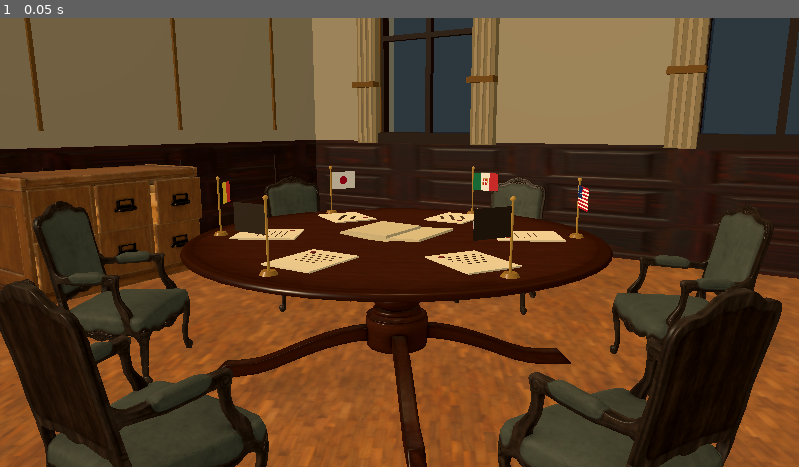
Above: before the commit, frame 1.
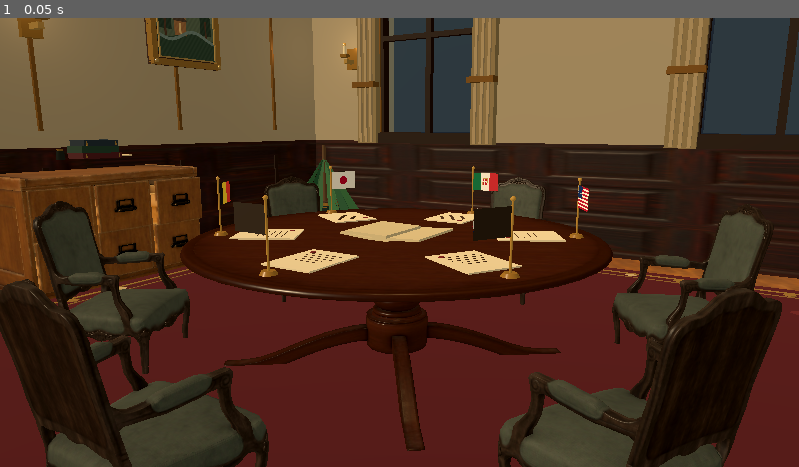
Above: after the commit, the same moment.

Repository: IdehistorieCases/Cases-GUI
Game: Godot game, scene res://scenes/versailles_room_participant_preview.tscn
Two runs of this game, one before a commit and one after it. Both use one fixed random seed, a clock stepped at 60 frames per second and the inputs below. This scene is started directly instead of the project's main scene.
Inputs:
- Up to frame 1 (0.05 s): no input

The runs differ from the first frame. In frame 1, 21% of the frame differs, in the area x 0-100%, y 0-100%.

Commit message:
feat: fill out Versailles room decor

Diff:
--- a/godot/scenes/versailles_room.tscn
+++ b/godot/scenes/versailles_room.tscn
@@ -10,6 +10,7 @@
 [ext_resource type="Texture2D" uid="uid://bel87661vj0x7" path="res://assets/versailles/optimized/polyhaven/diagonal_parquet/textures/diagonal_parquet_arm_1k.jpg" id="8_floor_arm"]
 [ext_resource type="Texture2D" uid="uid://ogmgmat75r3o" path="res://assets/versailles/optimized/polyhaven/dark_paneled_wood/textures/dark_paneled_wood_arm_1k.jpg" id="9_wall_arm"]
 [ext_resource type="Script" uid="uid://cuccixl7ilpqs" path="res://scripts/negotiation_seating.gd" id="10_seating"]
+[ext_resource type="Script" uid="uid://cd7g4a5yhfjky" path="res://scripts/versailles_room_decor.gd" id="11_opq11"]
 
 [sub_resource type="StandardMaterial3D" id="StandardMaterial3D_osat4"]
 albedo_texture = ExtResource("1_57bx7")
@@ -679,3 +680,6 @@
 
 [node name="RoomEnvironment" type="WorldEnvironment" parent="." unique_id=1502636773]
 environment = SubResource("Environment_4nkyk")
+
+[node name="RoomDecorations" type="Node3D" parent="." unique_id=1469918709]
+script = ExtResource("11_opq11")
--- /dev/null
+++ b/godot/scripts/versailles_room_decor.gd
@@ -0,0 +1,405 @@
+@tool
+extends Node3D
+## Adds authored decorative detail to the otherwise reusable Versailles room.
+
+const DECOR_ROOT_NAME := "Generated_RoomDecor"
+const FLOOR_TOP := 0.065
+const RUG_TOP := 0.078
+const WALL_PLANE := 3.96
+
+var _rebuilding := false
+var _materials: Dictionary = {}
+
+
+func _ready() -> void:
+	_rebuild_decor()
+
+
+func _rebuild_decor() -> void:
+	if not is_inside_tree() or _rebuilding:
+		return
+
+	_rebuilding = true
+	for child in get_children():
+		if child.name == DECOR_ROOT_NAME:
+			remove_child(child)
+			child.free()
+
+	var decor := Node3D.new()
+	decor.name = DECOR_ROOT_NAME
+	add_child(decor)
+	_add_rug(decor)
+	_add_gallery(decor)
+	_add_wall_sconces(decor)
+	_add_palms(decor)
+	_add_archive_books(decor)
+	_rebuilding = false
+
+
+func _add_rug(parent: Node3D) -> void:
+	var rug := Node3D.new()
+	rug.name = "BurgundyRoomRug"
+	parent.add_child(rug)
+
+	var claret := _material("rug_claret", Color8(87, 25, 33), 0.96)
+	var wine := _material("rug_wine", Color8(111, 37, 42), 0.96)
+	var gold := _material("rug_gold", Color8(181, 137, 66), 0.78, 0.30)
+	var faded_gold := _material("rug_faded_gold", Color8(151, 110, 59), 0.90, 0.12)
+	var cream := _material("rug_cream", Color8(205, 179, 130), 0.94)
+
+	_add_box(rug, "WovenCarpet", Vector3(6.25, 0.013, 6.25), Vector3(0.0, FLOOR_TOP + 0.0065, 0.0), claret)
+	_add_box(rug, "OuterBorderNorth", Vector3(6.02, 0.004, 0.035), Vector3(0.0, RUG_TOP + 0.002, -2.98), gold)
+	_add_box(rug, "OuterBorderSouth", Vector3(6.02, 0.004, 0.035), Vector3(0.0, RUG_TOP + 0.002, 2.98), gold)
+	_add_box(rug, "OuterBorderEast", Vector3(0.035, 0.004, 6.02), Vector3(2.98, RUG_TOP + 0.002, 0.0), gold)
+	_add_box(rug, "OuterBorderWest", Vector3(0.035, 0.004, 6.02), Vector3(-2.98, RUG_TOP + 0.002, 0.0), gold)
+	_add_box(rug, "InnerBorderNorth", Vector3(5.72, 0.004, 0.018), Vector3(0.0, RUG_TOP + 0.003, -2.84), faded_gold)
+	_add_box(rug, "InnerBorderSouth", Vector3(5.72, 0.004, 0.018), Vector3(0.0, RUG_TOP + 0.003, 2.84), faded_gold)
+	_add_box(rug, "InnerBorderEast", Vector3(0.018, 0.004, 5.72), Vector3(2.84, RUG_TOP + 0.003, 0.0), faded_gold)
+	_add_box(rug, "InnerBorderWest", Vector3(0.018, 0.004, 5.72), Vector3(-2.84, RUG_TOP + 0.003, 0.0), faded_gold)
+
+	for index in range(13):
+		var offset := -2.58 + float(index) * 0.43
+		for side in [-1.0, 1.0]:
+			var diamond_north := _add_box(
+				rug,
+				"BorderDiamond_N_%02d_%s" % [index, str(side)],
+				Vector3(0.075, 0.005, 0.075),
+				Vector3(offset, RUG_TOP + 0.004, side * 2.91),
+				cream if index % 2 == 0 else gold
+			)
+			diamond_north.rotation.y = PI * 0.25
+			var diamond_east := _add_box(
+				rug,
+				"BorderDiamond_E_%02d_%s" % [index, str(side)],
+				Vector3(0.075, 0.005, 0.075),
+				Vector3(side * 2.91, RUG_TOP + 0.004, offset),
+				cream if index % 2 == 0 else gold
+			)
+			diamond_east.rotation.y = PI * 0.25
+
+	for corner_x in [-2.37, 2.37]:
+		for corner_z in [-2.37, 2.37]:
+			var corner := _add_box(
+				rug,
+				"RugCornerMedallion",
+				Vector3(0.34, 0.005, 0.34),
+				Vector3(corner_x, RUG_TOP + 0.004, corner_z),
+				wine
+			)
+			corner.rotation.y = PI * 0.25
+			_add_box(rug, "RugCornerCenter", Vector3(0.11, 0.006, 0.11), Vector3(corner_x, RUG_TOP + 0.007, corner_z), gold)
+
+	for diagonal in [-1.0, 1.0]:
+		var center_ornament := _add_box(
+				rug,
+			"RugCenterScroll",
+			Vector3(0.82, 0.004, 0.035),
+			Vector3(0.0, RUG_TOP + 0.003, diagonal * 2.15),
+			faded_gold
+		)
+		center_ornament.rotation.y = PI * 0.25
+
+
+func _add_gallery(parent: Node3D) -> void:
+	for side_index in range(2):
+		var side := -1.0 if side_index == 0 else 1.0
+		var yaw := PI * 0.5 if side < 0.0 else -PI * 0.5
+		for frame_index in range(2):
+			var along_wall := -1.65 if frame_index == 0 else 1.65
+			var frame := Node3D.new()
+			frame.name = "LandscapeFrame_%02d_%02d" % [side_index + 1, frame_index + 1]
+			frame.position = Vector3(side * WALL_PLANE, 2.76, along_wall)
+			frame.rotation.y = yaw
+			parent.add_child(frame)
+			_add_landscape_frame(frame, side_index * 2 + frame_index)
+
+
+func _add_landscape_frame(parent: Node3D, variant: int) -> void:
+	var frame_width := 0.92
+	var frame_height := 1.18
+	var rail := 0.065
+	var dark_wood := _material("art_wood", Color8(53, 34, 26), 0.43)
+	var gold := _material("art_gold", Color8(177, 132, 59), 0.33, 0.46)
+	var bright_gold := _material("art_highlight", Color8(213, 177, 102), 0.30, 0.52)
+
+	_add_box(parent, "FrameShadowBacking", Vector3(frame_width, frame_height, 0.065), Vector3(0.0, 0.0, 0.035), dark_wood)
+	_add_box(parent, "FrameTop", Vector3(frame_width, rail, 0.085), Vector3(0.0, frame_height * 0.5 - rail * 0.5, 0.065), gold)
+	_add_box(parent, "FrameBottom", Vector3(frame_width, rail, 0.085), Vector3(0.0, -frame_height * 0.5 + rail * 0.5, 0.065), gold)
+	_add_box(parent, "FrameLeft", Vector3(rail, frame_height - rail * 2.0, 0.085), Vector3(-frame_width * 0.5 + rail * 0.5, 0.0, 0.065), gold)
+	_add_box(parent, "FrameRight", Vector3(rail, frame_height - rail * 2.0, 0.085), Vector3(frame_width * 0.5 - rail * 0.5, 0.0, 0.065), gold)
+	_add_box(parent, "FrameInnerTop", Vector3(frame_width - rail * 2.2, 0.014, 0.016), Vector3(0.0, frame_height * 0.5 - rail - 0.018, 0.11), bright_gold)
+	_add_box(parent, "FrameInnerBottom", Vector3(frame_width - rail * 2.2, 0.014, 0.016), Vector3(0.0, -frame_height * 0.5 + rail + 0.018, 0.11), bright_gold)
+	_add_box(parent, "FrameInnerLeft", Vector3(0.014, frame_height - rail * 2.25, 0.016), Vector3(-frame_width * 0.5 + rail + 0.018, 0.0, 0.11), bright_gold)
+	_add_box(parent, "FrameInnerRight", Vector3(0.014, frame_height - rail * 2.25, 0.016), Vector3(frame_width * 0.5 - rail - 0.018, 0.0, 0.11), bright_gold)
+
+	var canvas_mesh := QuadMesh.new()
+	canvas_mesh.size = Vector2(frame_width - rail * 2.45, frame_height - rail * 2.45)
+	var canvas := MeshInstance3D.new()
+	canvas.name = "PastoralLandscape_%02d" % variant
+	canvas.mesh = canvas_mesh
+	canvas.position = Vector3(0.0, 0.0, 0.091)
+	canvas.material_override = _landscape_material(variant)
+	parent.add_child(canvas)
+
+	for corner_x in [-1.0, 1.0]:
+		for corner_y in [-1.0, 1.0]:
+			_add_sphere(
+				parent,
+				"GiltCornerRose",
+				0.022,
+				Vector3(corner_x * (frame_width * 0.5 - rail * 0.5), corner_y * (frame_height * 0.5 - rail * 0.5), 0.114),
+				bright_gold
+			)
+
+
+func _landscape_material(variant: int) -> StandardMaterial3D:
+	var image_width := 192
+	var image_height := 288
+	var image := Image.create(image_width, image_height, false, Image.FORMAT_RGBA8)
+	var palettes := [
+		[Color8(113, 137, 148), Color8(215, 184, 137), Color8(88, 104, 82), Color8(44, 65, 53)],
+		[Color8(121, 142, 149), Color8(227, 190, 145), Color8(112, 113, 77), Color8(52, 75, 54)],
+		[Color8(106, 128, 144), Color8(207, 176, 135), Color8(83, 101, 89), Color8(35, 57, 55)],
+		[Color8(137, 139, 135), Color8(223, 187, 137), Color8(105, 105, 73), Color8(50, 65, 49)]
+	]
+	var palette: Array = palettes[variant % palettes.size()]
+	var sky_top: Color = palette[0]
+	var sky_bottom: Color = palette[1]
+	var distant_land: Color = palette[2]
+	var foreground: Color = palette[3]
+	var phase := float(variant) * 1.73
+
+	for y in range(image_height):
+		var v := float(y) / float(image_height - 1)
+		for x in range(image_width):
+			var u := float(x) / float(image_width - 1)
+			var ridge := 0.40 + 0.035 * sin(u * TAU * 1.7 + phase) + 0.024 * sin(u * TAU * 4.1 + phase * 0.7)
+			var hill := 0.55 + 0.045 * sin(u * TAU * 1.15 + phase * 0.8) + 0.022 * sin(u * TAU * 3.7 + phase)
+			var field := 0.74 + 0.035 * sin(u * TAU * 1.35 + phase * 1.1)
+			var color := sky_top.lerp(sky_bottom, clampf(v / 0.54, 0.0, 1.0))
+			if v >= ridge and v < hill:
+				color = distant_land.lightened(0.12)
+			elif v >= hill and v < field:
+				color = distant_land.lerp(foreground.lightened(0.14), 0.45)
+			elif v >= field:
+				color = foreground
+
+			var tree_a := absf(u - 0.14)
+			var tree_b := absf(u - 0.86)
+			if (tree_a < 0.11 and v > 0.43 + tree_a * 0.8 and v < 0.70) or (tree_b < 0.10 and v > 0.45 + tree_b * 0.7 and v < 0.72):
+				color = foreground.darkened(0.12)
+			if ((tree_a < 0.018 and v > 0.55 and v < 0.77) or (tree_b < 0.016 and v > 0.56 and v < 0.78)):
+				color = Color8(75, 55, 42)
+
+			var house_center := 0.40 if variant % 2 == 0 else 0.61
+			var house_dx := absf(u - house_center)
+			if house_dx < 0.105 and v > 0.56 and v < 0.75:
+				color = Color8(150, 105, 67)
+			var roof_limit := 0.50 + house_dx * 0.75
+			if house_dx < 0.12 and v > roof_limit and v < 0.60:
+				color = Color8(76, 61, 49)
+			if house_dx < 0.018 and v > 0.62 and v < 0.73:
+				color = Color8(221, 189, 130)
+
+			var river_center := 0.75 + 0.05 * sin(u * TAU * 1.2 + phase)
+			if v > river_center - 0.018 and v < river_center + 0.018:
+				color = Color8(104, 128, 129)
+			var grain := sin(float(x) * 0.47 + float(y) * 0.31 + phase * 12.0) * 0.018
+			color = Color(clampf(color.r + grain, 0.0, 1.0), clampf(color.g + grain, 0.0, 1.0), clampf(color.b + grain, 0.0, 1.0), 1.0)
+			image.set_pixel(x, y, color)
+
+	var material := StandardMaterial3D.new()
+	material.albedo_texture = ImageTexture.create_from_image(image)
+	material.roughness = 0.95
+	material.cull_mode = BaseMaterial3D.CULL_DISABLED
+	material.texture_filter = BaseMaterial3D.TEXTURE_FILTER_LINEAR
+	return material
+
+
+func _add_wall_sconces(parent: Node3D) -> void:
+	for side in [-1.0, 1.0]:
+		var side_yaw := PI * 0.5 if side < 0.0 else -PI * 0.5
+		_add_wall_sconce(parent, "SideSconce_%s" % str(side), Vector3(side * WALL_PLANE, 2.43, 0.0), side_yaw)
+		_add_wall_sconce(parent, "RearSconce_%s" % str(side), Vector3(side * 3.2, 2.43, -WALL_PLANE), 0.0)
+		_add_wall_sconce(parent, "EntrySconce_%s" % str(side), Vector3(side * 1.55, 2.43, WALL_PLANE), PI)
+
+
+func _add_wall_sconce(parent: Node3D, node_name: String, position: Vector3, wall_yaw: float) -> void:
+	var sconce := Node3D.new()
+	sconce.name = node_name
+	sconce.position = position
+	sconce.rotation.y = wall_yaw
+	parent.add_child(sconce)
+
+	var brass := _material("sconce_brass", Color8(173, 126, 51), 0.31, 0.52)
+	var pale_brass := _material("sconce_highlight", Color8(211, 170, 91), 0.27, 0.48)
+	var ivory := _material("sconce_ivory", Color8(235, 219, 178), 0.46)
+	var flame_color := _material("sconce_flame", Color8(247, 184, 88), 0.36)
+	_add_box(sconce, "WallPlate", Vector3(0.18, 0.28, 0.055), Vector3(0.0, 0.0, 0.035), brass)
+	_add_box(sconce, "CurvedArmBase", Vector3(0.055, 0.055, 0.18), Vector3(0.0, -0.045, 0.13), pale_brass)
+	_add_box(sconce, "CandleCup", Vector3(0.11, 0.035, 0.09), Vector3(0.0, 0.025, 0.235), brass)
+	_add_cylinder(sconce, "IvoryCandle", 0.025, 0.12, Vector3(0.0, 0.10, 0.235), ivory, 12)
+	_add_sphere(sconce, "WarmFlame", 0.024, Vector3(0.0, 0.173, 0.235), flame_color)
+
+	var light := OmniLight3D.new()
+	light.name = "SconceGlow"
+	light.position = Vector3(0.0, 0.17, 0.26)
+	light.light_color = Color8(255, 215, 158)
+	light.light_energy = 0.12
+	light.omni_range = 2.8
+	light.shadow_enabled = false
+	sconce.add_child(light)
+
+
+func _add_palms(parent: Node3D) -> void:
+	_add_palm(parent, "RearWestKentiaPalm", Vector3(-3.2, FLOOR_TOP, -3.22), 0)
+	_add_palm(parent, "RearEastKentiaPalm", Vector3(3.2, FLOOR_TOP, -3.22), 1)
+
+
+func _add_palm(parent: Node3D, node_name: String, position: Vector3, variant: int) -> void:
+	var plant := Node3D.new()
+	plant.name = node_name
+	plant.position = position
+	parent.add_child(plant)
+
+	var pot_body := _material("palm_pot_body", Color8(38, 58, 54), 0.26, 0.14)
+	var pot_glaze := _material("palm_pot_glaze", Color8(54, 80, 73), 0.22, 0.20)
+	var gold := _material("palm_pot_gold", Color8(174, 129, 53), 0.32, 0.45)
+	var soil := _material("palm_soil", Color8(62, 46, 32), 1.0)
+	_add_cylinder(plant, "PlanterBody", 0.19, 0.40, Vector3(0.0, 0.20, 0.0), pot_body, 20, 0.27)
+	_add_cylinder(plant, "PlanterFoot", 0.18, 0.045, Vector3(0.0, 0.035, 0.0), gold, 20, 0.18)
+	_add_cylinder(plant, "PlanterLip", 0.27, 0.055, Vector3(0.0, 0.405, 0.0), gold, 20, 0.25)
+	_add_cylinder(plant, "PlanterGlazeBand", 0.257, 0.035, Vector3(0.0, 0.30, 0.0), pot_glaze, 20, 0.246)
+	_add_cylinder(plant, "VisibleSoil", 0.235, 0.018, Vector3(0.0, 0.432, 0.0), soil, 20)
+	_add_cylinder(plant, "PalmStem", 0.035, 0.76, Vector3(0.0, 0.81, 0.0), _material("palm_stem", Color8(91, 67, 43), 0.82), 10, 0.025)
+
+	var leaves := [
+		_material("palm_leaf_1", Color8(41, 89, 58), 0.92),
+		_material("palm_leaf_2", Color8(52, 105, 65), 0.90),
+		_material("palm_leaf_3", Color8(61, 112, 71), 0.90)
+	]
+	var angle_offset := float(variant) * 0.34
+	for leaf_index in range(11):
+		var angle := TAU * float(leaf_index) / 11.0 + angle_offset
+		var length := 0.78 + float((leaf_index + variant) % 3) * 0.075
+		var leaf_instance := MeshInstance3D.new()
+		leaf_instance.name = "PalmFrond_%02d" % leaf_index
+		leaf_instance.mesh = _palm_leaf_mesh(angle, length, 0.15)
+		leaf_instance.material_override = leaves[leaf_index % leaves.size()]
+		plant.add_child(leaf_instance)
+
+	for leaf_index in range(5):
+		var angle := TAU * float(leaf_index) / 5.0 + angle_offset + 0.25
+		var shoot := MeshInstance3D.new()
+		shoot.name = "YoungFrond_%02d" % leaf_index
+		shoot.mesh = _palm_leaf_mesh(angle, 0.60, 0.09)
+		shoot.material_override = leaves[(leaf_index + 1) % leaves.size()]
+		plant.add_child(shoot)
+
+
+func _palm_leaf_mesh(angle: float, length: float, width: float) -> ArrayMesh:
+	var direction := Vector3(cos(angle), 0.0, sin(angle))
+	var across := Vector3(-direction.z, 0.0, direction.x)
+	var start := Vector3(0.0, 1.04, 0.0)
+	var middle := direction * (length * 0.52) + Vector3(0.0, 0.10, 0.0)
+	var tip := direction * length + Vector3(0.0, -0.28, 0.0)
+	var left := middle - across * width * 0.5
+	var right := middle + across * width * 0.5
+	var normal := (left - start).cross(tip - start).normalized()
+	var vertices := PackedVector3Array([start, left, tip, start, tip, right])
+	var normals := PackedVector3Array([normal, normal, normal, normal, normal, normal])
+	var arrays: Array = []
+	arrays.resize(Mesh.ARRAY_MAX)
+	arrays[Mesh.ARRAY_VERTEX] = vertices
+	arrays[Mesh.ARRAY_NORMAL] = normals
+	var mesh := ArrayMesh.new()
+	mesh.add_surface_from_arrays(Mesh.PRIMITIVE_TRIANGLES, arrays)
+	return mesh
+
+
+func _add_archive_books(parent: Node3D) -> void:
+	var books := Node3D.new()
+	books.name = "DrawerTopBoundVolumes"
+	books.position = Vector3(-3.55, 1.20, -0.26)
+	books.rotation.y = -PI * 0.5
+	parent.add_child(books)
+
+	var leather_a := _material("book_oxblood", Color8(73, 29, 33), 0.72)
+	var leather_b := _material("book_green", Color8(35, 61, 49), 0.76)
+	var leather_c := _material("book_navy", Color8(34, 47, 59), 0.75)
+	var pages := _material("book_pages", Color8(210, 190, 151), 0.93)
+	var gilt := _material("book_gilt", Color8(184, 141, 66), 0.38, 0.38)
+	var book_colors := [leather_a, leather_b, leather_c]
+	for index in range(3):
+		var height := 0.055 + float(index % 2) * 0.008
+		var book := _add_box(
+			books,
+			"LeatherVolume_%02d" % index,
+			Vector3(0.38 - float(index) * 0.025, height, 0.26 - float(index) * 0.012),
+			Vector3(float(index % 2) * 0.025, 0.035 + float(index) * 0.057, -float(index % 2) * 0.018),
+			book_colors[index]
+		)
+		_add_box(books, "PageBlock_%02d" % index, Vector3(0.34 - float(index) * 0.025, height * 0.55, 0.225 - float(index) * 0.01), Vector3(float(index % 2) * 0.025, 0.035 + float(index) * 0.057, 0.0), pages)
+		for gilt_line in [-1.0, 1.0]:
+			_add_box(books, "GiltSpine_%02d_%s" % [index, str(gilt_line)], Vector3(0.012, height * 0.70, 0.005), Vector3(gilt_line * (0.16 - float(index) * 0.01), 0.035 + float(index) * 0.057, -0.133 + float(index) * 0.006), gilt)
+		book.rotation.z = PI * 0.004 * float(index % 2)
+
+	var inkwell := _material("inkwell_ebony", Color8(34, 38, 34), 0.23, 0.26)
+	var brass := _material("inkwell_brass", Color8(165, 122, 53), 0.27, 0.48)
+	_add_cylinder(books, "InkBottle", 0.042, 0.075, Vector3(0.27, 0.04, 0.105), inkwell, 14, 0.032)
+	_add_cylinder(books, "InkBottleLip", 0.026, 0.018, Vector3(0.27, 0.086, 0.105), brass, 14)
+	_add_box(books, "FoldedDocument", Vector3(0.34, 0.012, 0.24), Vector3(-0.23, 0.018, 0.16), _material("drawer_paper", Color8(216, 199, 158), 0.92))
+
+
+func _add_box(parent: Node3D, node_name: String, size: Vector3, position: Vector3, material: StandardMaterial3D) -> MeshInstance3D:
+	var mesh := BoxMesh.new()
+	mesh.size = size
+	var instance := MeshInstance3D.new()
+	instance.name = node_name
+	instance.mesh = mesh
+	instance.material_override = material
+	instance.position = position
+	parent.add_child(instance)
+	return instance
+
+
+func _add_cylinder(parent: Node3D, node_name: String, bottom_radius: float, height: float, position: Vector3, material: StandardMaterial3D, radial_segments: int = 16, top_radius: float = -1.0) -> MeshInstance3D:
+	var mesh := CylinderMesh.new()
+	mesh.bottom_radius = bottom_radius
+	mesh.top_radius = bottom_radius if top_radius < 0.0 else top_radius
+	mesh.height = height
+	mesh.radial_segments = radial_segments
+	var instance := MeshInstance3D.new()
+	instance.name = node_name
+	instance.mesh = mesh
+	instance.material_override = material
+	instance.position = position
+	parent.add_child(instance)
+	return instance
+
+
+func _add_sphere(parent: Node3D, node_name: String, radius: float, position: Vector3, material: StandardMaterial3D) -> MeshInstance3D:
+	var mesh := SphereMesh.new()
+	mesh.radius = radius
+	mesh.height = radius * 2.0
+	mesh.radial_segments = 12
+	mesh.rings = 6
+	var instance := MeshInstance3D.new()
+	instance.name = node_name
+	instance.mesh = mesh
+	instance.material_override = material
+	instance.position = position
+	parent.add_child(instance)
+	return instance
+
+
+func _material(key: String, color: Color, roughness: float, metallic: float = 0.0) -> StandardMaterial3D:
+	if _materials.has(key):
+		return _materials[key] as StandardMaterial3D
+	var material := StandardMaterial3D.new()
+	material.albedo_color = color
+	material.roughness = roughness
+	material.metallic = metallic
+	material.cull_mode = BaseMaterial3D.CULL_DISABLED
+	_materials[key] = material
+	return material
Not shown, added: godot/scripts/versailles_room_decor.gd.uid
Not shown, changed: docs/ASSET_LICENSES.md
Not shown, changed: docs/ASSET_PROVENANCE.md
Not shown, changed: docs/VERSAILLES_ROOM_LAYOUT.md
